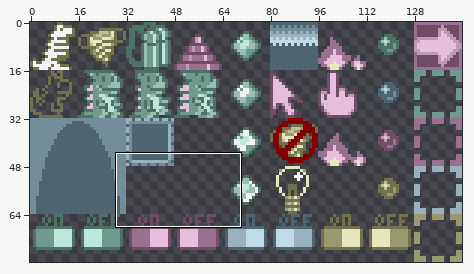
File history of a sprite sheet, GFX/jetedits.png. The first picture is a wide view before the edit; the outline marks the close-up.
Close-up. Before:
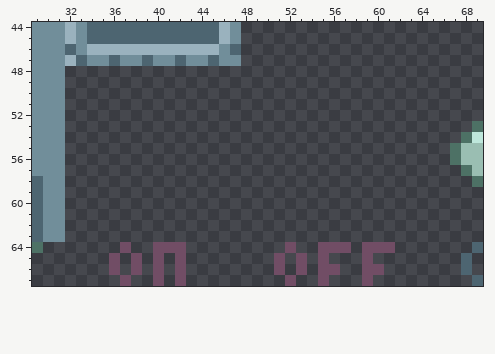
The file is 144x80 pixels. Shown: x 29..69, y 44..67.
After:
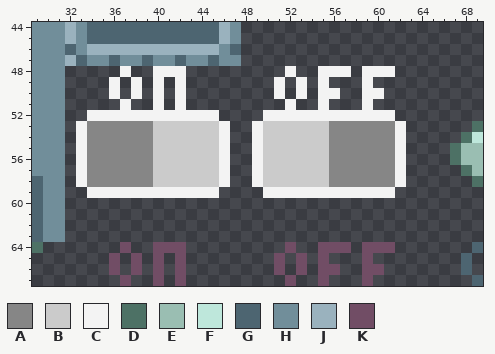
Palette (. is transparent): A #868686  B #cbcbcb  C #f3f3f3  D #4d7165  E #9abeb2  F #bee7db  G #4d6571  H #718e9a  J #9ab2be  K #714d65
The edit:
y 48: x 37 . -> C; x 40..42 ... -> CCC; x 52 . -> C; x 55..57 ... -> CCC; x 59..61 ... -> CCC
y 49: x 36 . -> C; x 38 . -> C; x 40 . -> C; x 42 . -> C; x 51 . -> C; x 53 . -> C; x 55 . -> C; x 59 . -> C
y 50: x 36 . -> C; x 38 . -> C; x 40 . -> C; x 42 . -> C; x 51 . -> C; x 53 . -> C; x 55..56 .. -> CC; x 59..60 .. -> CC
y 51: x 37 . -> C; x 40 . -> C; x 42 . -> C; x 52 . -> C; x 55 . -> C; x 59 . -> C
y 52: x 34..45 ............ -> CCCCCCCCCCCC; x 50..61 ............ -> CCCCCCCCCCCC
y 53..58: x 33..46 .............. -> CAAAAAABBBBBBC; x 49..62 .............. -> CBBBBBBAAAAAAC
y 59: x 34..45 ............ -> CCCCCCCCCCCC; x 50..61 ............ -> CCCCCCCCCCCC
